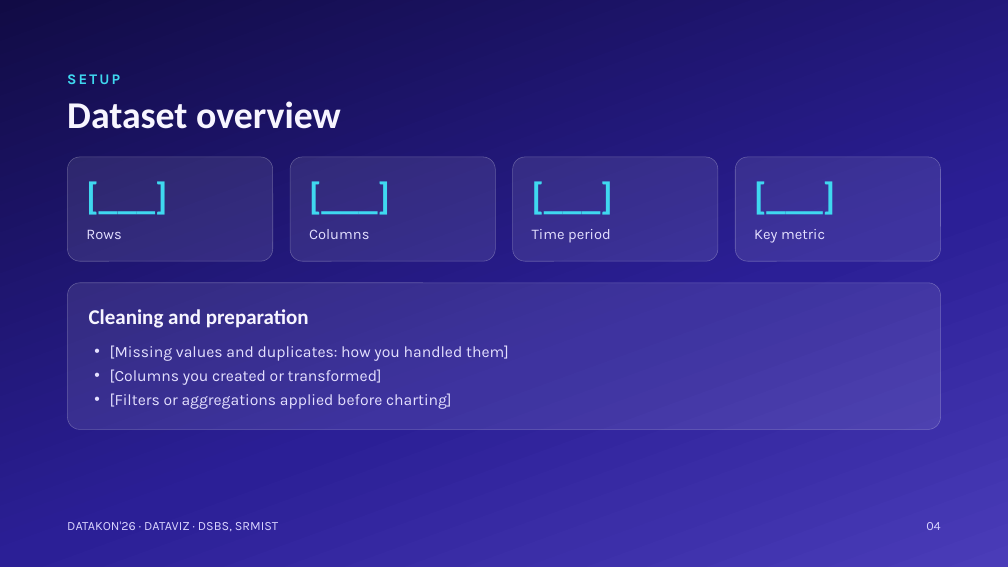
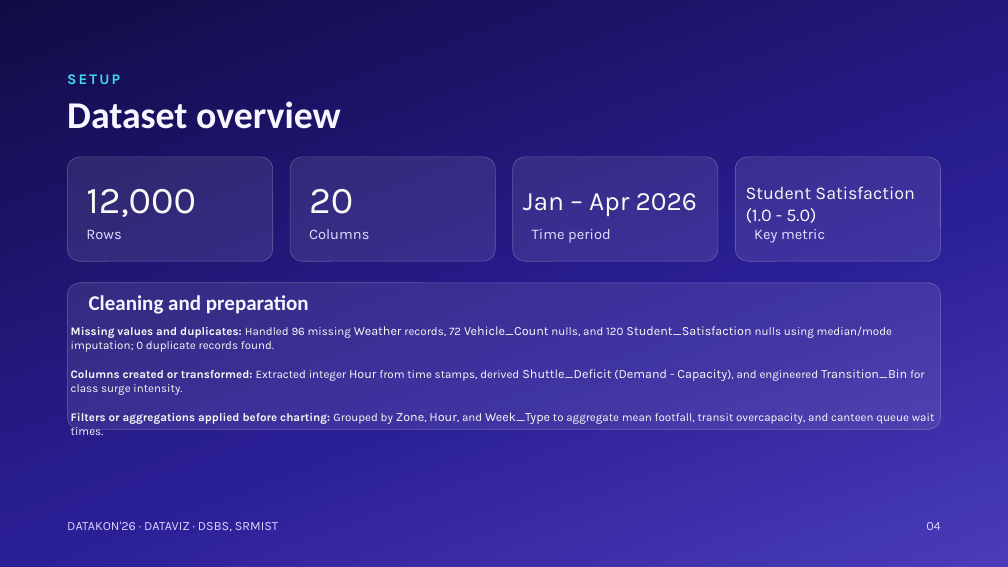
Before and after one commit to KabirChadha/DATAKON-26-, a slide deck: slide 4 of DataViz Sample PPT Template.pptx. Drawn at 1008x567 pixels with LibreOffice and Linux fonts; fonts in the diff are those of the drawing. Boxes give left, top, right and bottom in pixels: in the first picture for what was removed or moved away, otherwise in the second. Text is boxed around its words. In the diff, an @@ line names an element or a change of style, - is before the commit and + after.

```diff
--- a/DataViz Sample PPT Template.pptx
+++ b/DataViz Sample PPT Template.pptx
@@ text at [86,189,196,217]: text changed; font Calibri to Karla; text colour #3FD8F0 to #FAF9F5; bold off @@
-[___]
+12,000
@@ text at [309,189,353,214]: text changed; font Calibri to Karla; text colour #3FD8F0 to #FAF9F5; bold off @@
-[___]
+20
@@ text at [523,193,697,217]: text changed; size 36 to 25.2 pt; font Calibri to Karla; text colour #3FD8F0 to #FAF9F5; bold off @@
-[___]
+Jan – Apr 2026
@@ text at [746,186,915,223]: text changed; size 36 to 17.1 pt; font Calibri to Karla; text colour #3FD8F0 to #FAF9F5; bold off @@
-[___]
+Student Satisfaction (1.0 - 5.0)
@@ text "Cleaning and preparation": place and size @@
-text "Cleaning and preparation" at [89,309,309,328]
+text "Cleaning and preparation" at [89,295,309,314]
@@ text at [71,326,935,435]: text changed; size 15 to 11 pt; text colour #E4E0FF to #FAF9F5 @@
-• [Missing values and duplicates: how you handled them]
-• [Columns you created or transformed]
-• [Filters or aggregations applied before charting]
+Missing values and duplicates: Handled 96 missing Weather records, 72 Vehicle_Count nulls, and 120 Student_Satisfaction nulls using median/mode imputation; 0 duplicate records found.
+Columns created or transformed: Extracted integer Hour from time stamps, derived Shuttle_Deficit (Demand - Capacity), and engineered Transition_Bin for class surge intensity.
+Filters or aggregations applied before charting: Grouped by Zone, Hour, and Week_Type to aggregate mean footfall, transit overcapacity, and canteen queue wait times.
```
Also in this commit, not shown: 1 other file.
